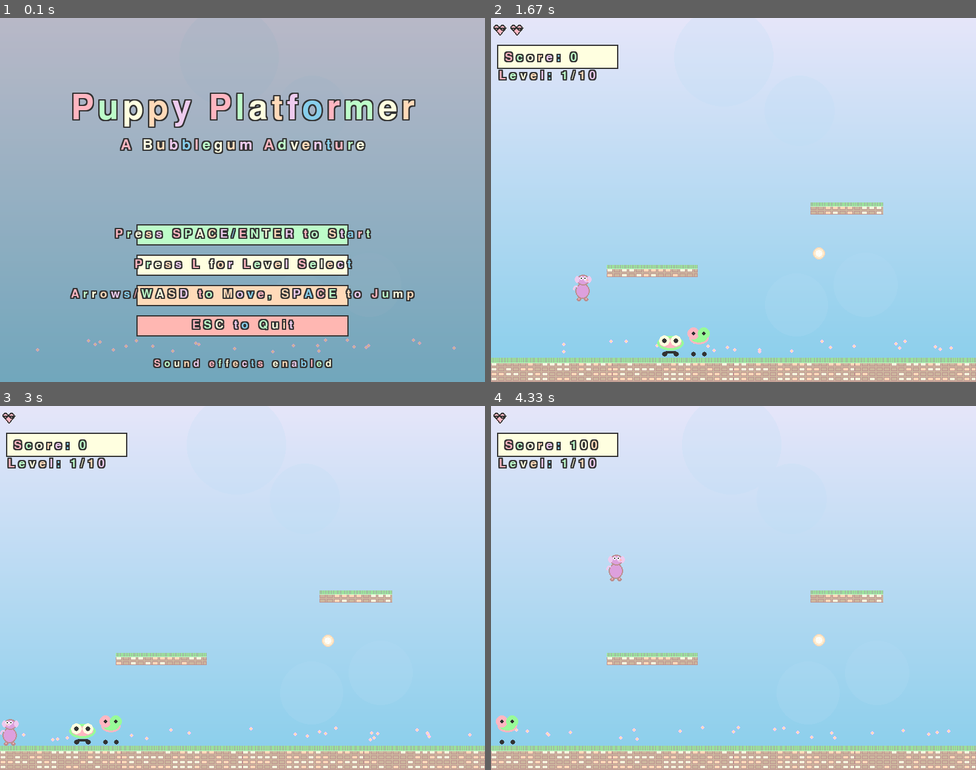
Above: before the commit, frames 1-4 (two rows, left to right).
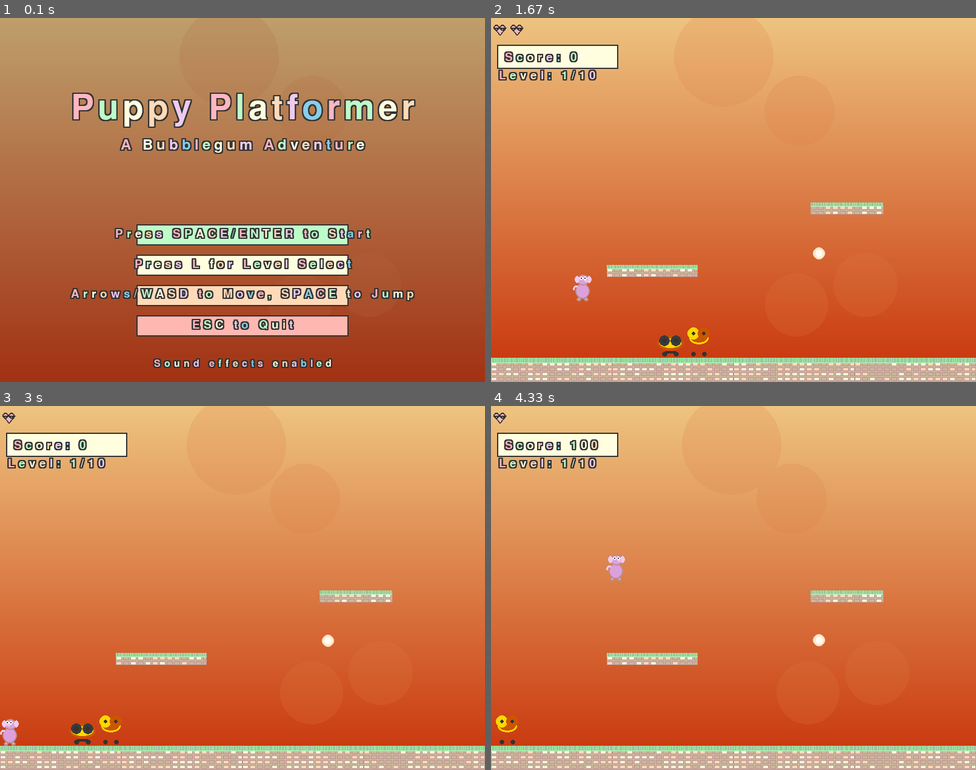
Above: after the commit, the same moments.

Repository: 100576146-lgtm/RP_Moreno_Turkel_25
Game: pygame game, started from mario_platformer.py
The game is run twice, just before and just after one commit, with the same random seed, the same clock (stepped at 60 frames per second) and the same inputs.
Inputs:
- Up to frame 1 (0.1 s): no input
- Up to frame 2 (1.67 s): tap Enter at 0.33 s; hold Right 0.67-1.13 s; hold Up 1.17-1.47 s; hold Right from 1.5 s (still down)
- Up to frame 3 (3 s): release Right at 1.97 s; hold Left 2-2.53 s; hold Left 2.57-2.97 s
- Up to frame 4 (4.33 s): hold Up 3-3.37 s; hold Right 3.4-4.03 s; hold Up from 4.07 s (still down)

The runs differ from the first frame. In frame 1, 85% of the frame differs, in the area x 0-100%, y 0-100%; in frame 2, 90%; in frame 3, 90%; in frame 4, 90%, in the area x 0-100%, y 0-94%.

Commit message:
updated the levels

Diff:
--- a/constants.py
+++ b/constants.py
@@ -31,6 +31,110 @@
 MOUNTAIN_PURPLE = (176, 196, 222)
 MOUNTAIN_BLUE = (119, 136, 153)
 
+# --- New Theme Color Constants ---
+# (Add these to your constants.py file)
+
+# The Big Melt-down
+CHEESE_YELLOW = (255, 215, 0)
+
+# Moss-t Be Joking
+MOSS_GREEN = (138, 154, 91)
+
+# Smelted Dreams
+SLATE_GREY = (112, 128, 144)
+DARK_GREY = (45, 45, 45)
+SILVER = (192, 192, 192)
+MOLTEN_ORANGE = (253, 108, 2)
+STEEL_BLUE = (70, 130, 180)
+
+# Frost and Furious
+CYAN = (0, 255, 255)
+
+# Boo Who?
+DARK_PURPLE = (48, 25, 52)
+
+# 404: Floor Not Found
+GLITCH_GREEN = (0, 255, 127)
+MAGENTA = (255, 0, 255)
+
+# Pasta La Vista
+TOMATO_RED = (255, 99, 71)
+BASIL_GREEN = (85, 107, 47)
+
+# Concrete Jungle
+CONCRETE_GREY = (149, 149, 149)
+RUST_ORANGE = (183, 65, 14)
+
+# Kraken Me Up
+DEEP_BLUE = (0, 0, 139)
+DARK_BLUE = (0, 0, 128)
+TEAL = (0, 128, 128)
+SEAWEED_GREEN = (47, 79, 79)
+INK_BLACK = (25, 25, 25)
+
+# --- New Color Constants for Themed Levels ---
+# (Add these to your constants.py file)
+
+# The Big Melt-down
+HAZY_ORANGE = (238, 196, 128)
+MOLTEN_RED = (200, 50, 10)
+FONDUE_YELLOW = (255, 215, 0)
+BURNT_ORANGE = (204, 85, 0)
+SOOT_GREY = (58, 58, 58)
+
+# Moss-t Be Joking
+MISTY_GREY = (185, 195, 199)
+FOREST_FLOOR_GREEN = (77, 98, 62)
+MOSS_GREEN = (138, 154, 91)
+WET_ROCK_GREY = (115, 128, 126)
+DARK_BROWN = (101, 67, 33)
+
+# Smelted Dreams
+SMOKE_GREY = (112, 112, 112)
+FORGE_GLOW = (255, 153, 0)
+STEEL_GREY = (150, 150, 150)
+MOLTEN_ORANGE = (253, 108, 2)
+ELECTRIC_BLUE = (125, 249, 255)
+
+# Frost and Furious
+GLACIER_WHITE = (230, 245, 255)
+FROST_BLUE = (143, 204, 251)
+ICE_BLUE = (157, 222, 237)
+SNOW_WHITE = (250, 250, 250)
+WARNING_RED = (255, 30, 30)
+
+# Boo Who?
+MIDNIGHT_PURPLE = (40, 26, 56)
+ECTOPLASM_GREEN = (152, 251, 152)
+GHOSTLY_WHITE = (230, 230, 250)
+SHADOW_GREY = (70, 70, 80)
+
+# 404: Floor Not Found
+GLITCH_GREEN = (0, 255, 127)
+ERROR_RED = (255, 0, 85)
+STATIC_WHITE = (220, 220, 220)
+
+# Pasta La Vista
+PARMESAN_YELLOW = (248, 240, 202)
+MARINARA_RED = (190, 48, 28)
+TOMATO_RED = (255, 99, 71)
+BASIL_GREEN = (85, 107, 47)
+MOZZARELLA_WHITE = (252, 250, 242)
+
+# Concrete Jungle
+CITY_SMOG_GREY = (163, 168, 171)
+OVERGROWTH_GREEN = (105, 134, 111)
+RUST_ORANGE = (183, 65, 14)
+CONCRETE_GREY = (149, 149, 149)
+IVY_GREEN = (86, 130, 89)
+
+# Kraken Me Up
+MURKY_TEAL = (55, 92, 98)
+ABYSSAL_BLACK = (12, 15, 23)
+DEEP_SEA_BLUE = (0, 82, 112)
+BIOLUMINESCENT_GREEN = (60, 255, 150)
+INK_BLACK = (25, 25, 25)
+
 # Physics
 GRAVITY = 0.8
 JUMP_STRENGTH = -15
--- a/levels.py
+++ b/levels.py
@@ -1,57 +1,111 @@
 import constants as const
+import random
+from typing import List, Dict, Any
+
+# --- Themes updated to include specific texture/asset filenames ---
+LEVEL_THEMES: List[Dict[str, Any]] = [
+    {
+        "name": "The Big Melt-down",
+        "sky_top": const.HAZY_ORANGE, "sky_bottom": const.MOLTEN_RED,
+        "enemy_palette": [const.FONDUE_YELLOW, const.BURNT_ORANGE, const.SOOT_GREY],
+        "ground_texture": "melted_cheese_floor.png",
+        "platform_texture": "cheese_platform.png",
+        "background_image": "fondue_factory_bg.png",
+        "quirks": "slowing_cheese_pools"
+    },
+    {
+        "name": "Moss-t Be Joking",
+        "sky_top": const.MISTY_GREY, "sky_bottom": const.FOREST_FLOOR_GREEN,
+        "enemy_palette": [const.MOSS_GREEN, const.WET_ROCK_GREY, const.DARK_BROWN],
+        "ground_texture": "mossy_ground.png",
+        "platform_texture": "mossy_boulder.png",
+        "background_image": "ancient_ruins_bg.png",
+        "quirks": "slippery_platforms"
+    },
+    {
+        "name": "Smelted Dreams",
+        "sky_top": const.SMOKE_GREY, "sky_bottom": const.FORGE_GLOW,
+        "enemy_palette": [const.STEEL_GREY, const.MOLTEN_ORANGE, const.ELECTRIC_BLUE],
+        "ground_texture": "grated_metal_floor.png",
+        "platform_texture": "metal_beam.png",
+        "background_image": "smeltery_gears_bg.png",
+        "quirks": "magnetic_platforms"
+    },
+    {
+        "name": "Frost and Furious",
+        "sky_top": const.GLACIER_WHITE, "sky_bottom": const.FROST_BLUE,
+        "enemy_palette": [const.ICE_BLUE, const.SNOW_WHITE, const.WARNING_RED],
+        "ground_texture": "packed_snow_ground.png",
+        "platform_texture": "ice_ramp.png",
+        "background_image": "blizzard_speed_bg.png",
+        "quirks": "forced_movement_slides"
+    },
+    {
+        "name": "Boo Who?",
+        "sky_top": const.MIDNIGHT_PURPLE, "sky_bottom": const.BLACK,
+        "enemy_palette": [const.ECTOPLASM_GREEN, const.GHOSTLY_WHITE, const.SHADOW_GREY],
+        "ground_texture": "haunted_floorboards.png",
+        "platform_texture": "spectral_platform.png",
+        "background_image": "haunted_mansion_bg.png",
+        "quirks": "look_away_platforms"
+    },
+    {
+        "name": "404: Floor Not Found",
+        "sky_top": const.BLACK, "sky_bottom": const.BLACK,
+        "enemy_palette": [const.GLITCH_GREEN, const.ERROR_RED, const.STATIC_WHITE],
+        "ground_texture": "digital_grid_floor.png",
+        "platform_texture": "glitch_block.png",
+        "background_image": "matrix_code_bg.png",
+        "quirks": "random_disappearing_platforms"
+    },
+    {
+        "name": "Pasta La Vista",
+        "sky_top": const.PARMESAN_YELLOW, "sky_bottom": const.MARINARA_RED,
+        "enemy_palette": [const.TOMATO_RED, const.BASIL_GREEN, const.MOZZARELLA_WHITE],
+        "ground_texture": "marinara_sauce_ground.png",
+        "platform_texture": "meatball_platform.png",
+        "background_image": "giant_kitchen_bg.png",
+        "quirks": "spaghetti_vines_swing"
+    },
+    {
+        "name": "Concrete Jungle",
+        "sky_top": const.CITY_SMOG_GREY, "sky_bottom": const.OVERGROWTH_GREEN,
+        "enemy_palette": [const.RUST_ORANGE, const.CONCRETE_GREY, const.IVY_GREEN],
+        "ground_texture": "overgrown_pavement.png",
+        "platform_texture": "cracked_concrete_vines.png",
+        "background_image": "ruined_cityscape_bg.png",
+        "quirks": "hostile_robotic_turrets"
+    },
+    {
+        "name": "Kraken Me Up",
+        "sky_top": const.MURKY_TEAL, "sky_bottom": const.ABYSSAL_BLACK,
+        "enemy_palette": [const.DEEP_SEA_BLUE, const.BIOLUMINESCENT_GREEN, const.INK_BLACK],
+        "ground_texture": "sandy_seabed.png",
+        "platform_texture": "sunken_ship_plank.png",
+        "background_image": "deep_sea_abyss_bg.png",
+        "quirks": "tentacle_attacks_from_background"
+    },
+]
 
 
-def generate_levels():
-    themes = [
-        # MEADOW: default style but brighter flowers, green platforms, happy colors
-        {"name": "Meadow", "sky_top": const.LAVENDER, "sky_bottom": const.SKY_BLUE,
-          "enemy_palette": [const.SOFT_PINK, const.PASTEL_GREEN, const.SOFT_YELLOW],
-          "platform_style": "grass", "bg_motif": "flowers", "quirks": None},
-        # ICE: all blue/white, crystal platforms, snow enemies, platforms are slippery
-        {"name": "Ice", "sky_top": const.SOFT_BLUE, "sky_bottom": const.LAVENDER,
-          "enemy_palette": [const.SOFT_BLUE, const.WHITE, const.LAVENDER],
-          "platform_style": "ice", "bg_motif": "ice_shards", "quirks": "slippery_platforms"},
-        # FIRE: red/orange, magma blobs as enemies, platforms are rocky, falling embers
-        {"name": "Fire", "sky_top": const.PEACH, "sky_bottom": const.CORAL,
-          "enemy_palette": [const.CORAL, const.PEACH, const.SOFT_YELLOW],
-          "platform_style": "lava", "bg_motif": "embers", "quirks": "enemies_jump"},
-        # FOREST: wooden logs, green enemies, mushroom platforms are bouncy
-        {"name": "Forest", "sky_top": const.MINT_GREEN, "sky_bottom": const.PASTEL_GREEN,
-          "enemy_palette": [const.SAGE_GREEN, const.MINT_GREEN, const.BEIGE],
-          "platform_style": "mushroom", "bg_motif": "vines", "quirks": "bouncy_mushrooms"},
-        # UNDERWATER: blue/seaweed, bubble enemies, slow/floating/jiggly jumps
-        {"name": "Underwater", "sky_top": const.SOFT_BLUE, "sky_bottom": const.SKY_BLUE,
-          "enemy_palette": [const.SKY_BLUE, const.MINT_GREEN, const.PASTEL_GREEN],
-          "platform_style": "coral", "bg_motif": "bubbles", "quirks": "slow_jumps"},
-        # DESERT: beige/sandy, blocky platforms and sand enemies, moving sand clouds
-        {"name": "Desert", "sky_top": const.CREAM, "sky_bottom": const.SOFT_YELLOW,
-          "enemy_palette": [const.BEIGE, const.LIGHT_BROWN, const.SOFT_YELLOW],
-          "platform_style": "sandstone", "bg_motif": "sand", "quirks": None},
-        # NIGHT: dark, purple/blue, spooky enemies, flickering platforms
-        {"name": "Night", "sky_top": const.LIGHT_PURPLE, "sky_bottom": const.DUSTY_ROSE,
-          "enemy_palette": [const.LIGHT_PURPLE, const.DUSTY_ROSE, const.BLACK],
-          "platform_style": "ghost", "bg_motif": "stars", "quirks": "platforms_flicker"},
-        # VOLCANO: dark/red, platforms crack, enemies are fast, ash in air
-        {"name": "Volcano", "sky_top": const.CORAL, "sky_bottom": const.DUSTY_ROSE,
-          "enemy_palette": [const.CORAL, const.DUSTY_ROSE, const.BLACK],
-          "platform_style": "volcano", "bg_motif": "ash", "quirks": "fast_enemies"},
-        # SKY: sky islands, cloud platforms, rainbow enemies, floaty feel
-        {"name": "Sky", "sky_top": const.SKY_BLUE, "sky_bottom": const.SOFT_BLUE,
-          "enemy_palette": [const.SOFT_PINK, const.LAVENDER, const.SOFT_YELLOW],
-          "platform_style": "cloud", "bg_motif": "rainbow", "quirks": "low_gravity"},
-        # NEON: black bg, neon platforms, enemies glow
-        {"name": "Neon", "sky_top": const.SOFT_PINK, "sky_bottom": const.LIGHT_PURPLE,
-          "enemy_palette": [const.SOFT_PINK, const.MINT_GREEN, const.SOFT_YELLOW],
-          "platform_style": "neon", "bg_motif": "glow", "quirks": "enemies_glow"},
-    ]
+def generate_levels(num_levels: int = 10) -> List[Dict[str, Any]]:
+    """
+    Generates a list of unique, progressively difficult game levels.
+    """
     levels = []
-    for i in range(10):
+    available_themes = LEVEL_THEMES.copy()
+    random.shuffle(available_themes)
+
+    for i in range(num_levels):
         width = 2800 + i * 400
         difficulty = i
+        theme = available_themes[i % len(available_themes)]
+
         levels.append({
             "width": width,
             "height": 600,
             "difficulty": difficulty,
-            "theme": themes[i % len(themes)]
+            "theme": theme
         })
+
     return levels
Binary file added: Gemini_Generated_Image_35yjzo35yjzo35yj.png
Binary file added: Gemini_Generated_Image_kw9qqakw9qqakw9q.png
Binary file added: Gemini_Generated_Image_z6rtk9z6rtk9z6rt.png
Binary file added: melted_cheese_floor.png
